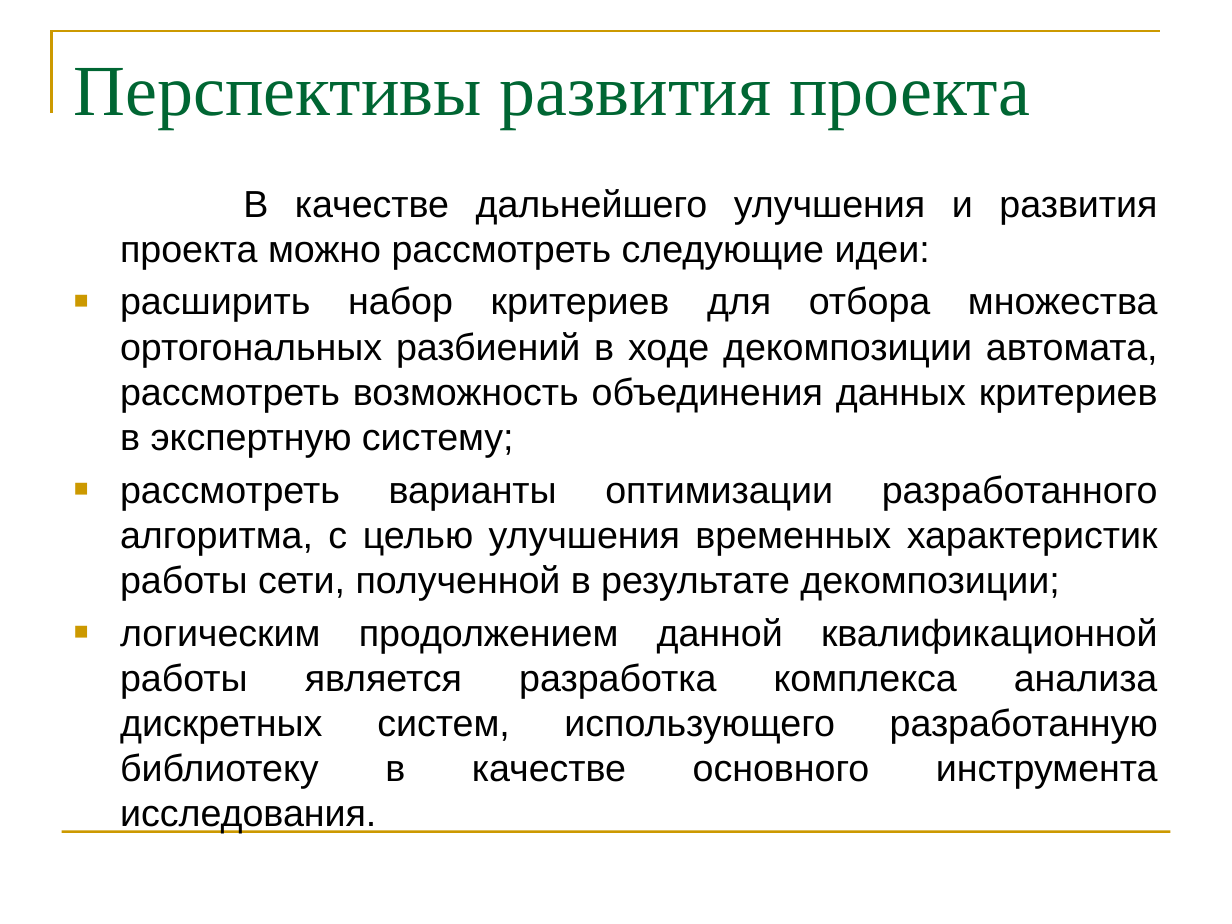
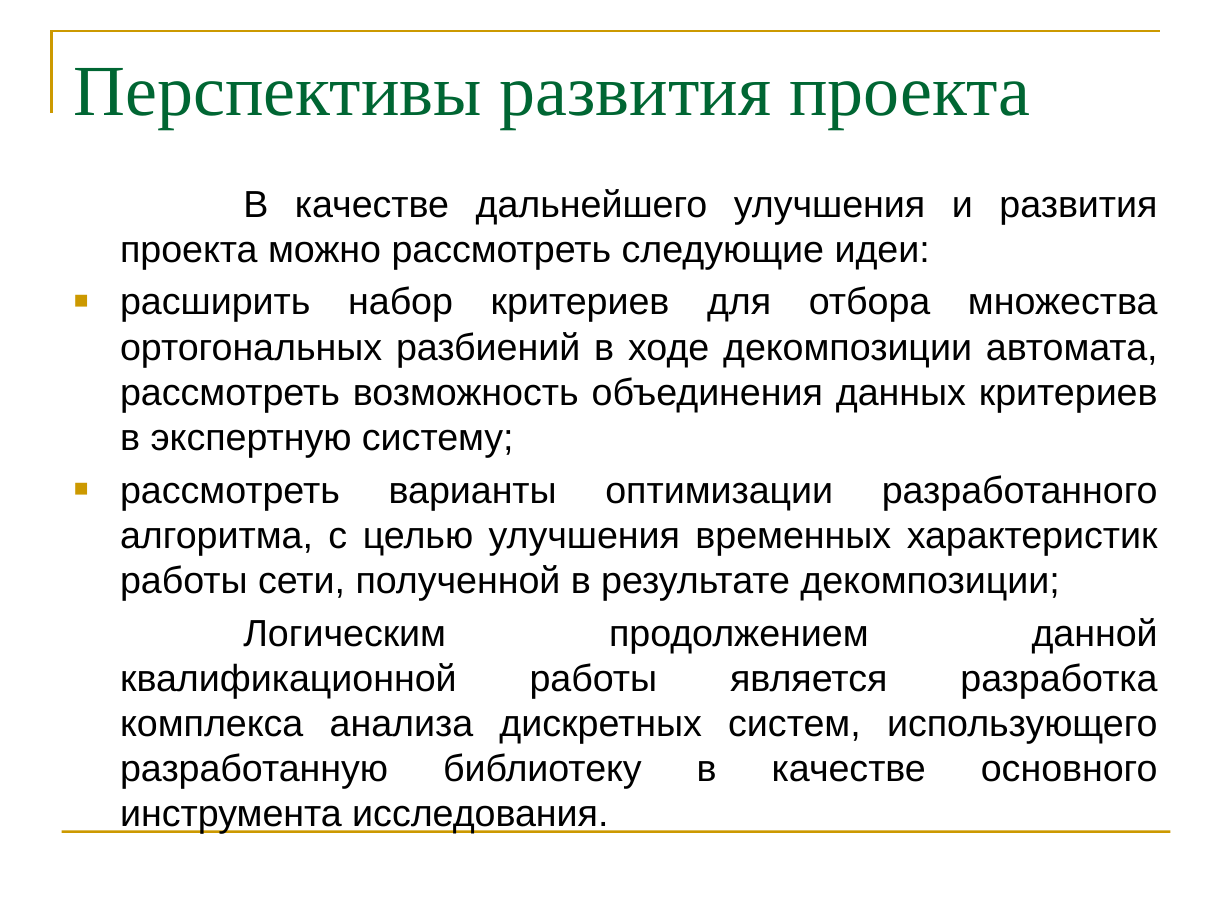
Before and after one commit to erad888/fsm-decompose, a slide deck: slide 16 of Презентация.pptx (slide 15 before the commit). Drawn at 1232x924 pixels with LibreOffice and Linux fonts; fonts in the diff are those of the drawing. Boxes give left, top, right and bottom in pixels: in the first picture for what was removed or moved away, otherwise in the second. Text is boxed around its words. In the diff, an @@ line names an element or a change of style, - is before the commit and + after.

```diff
--- a/Презентация.pptx
+++ b/Презентация.pptx
@@ text at <box>120,618,1158,834</box>: text changed @@
-■ логическим продолжением данной квалификационной работы является разработка комплекса анализа дискретных систем, использующего разработанную библиотеку в качестве основного инструмента исследования.
+Логическим продолжением данной квалификационной работы является разработка комплекса анализа дискретных систем, использующего разработанную библиотеку в качестве основного инструмента исследования.
```
Also in this commit, not shown: 7 other slides changed, 1 slide added, 5 other files.
